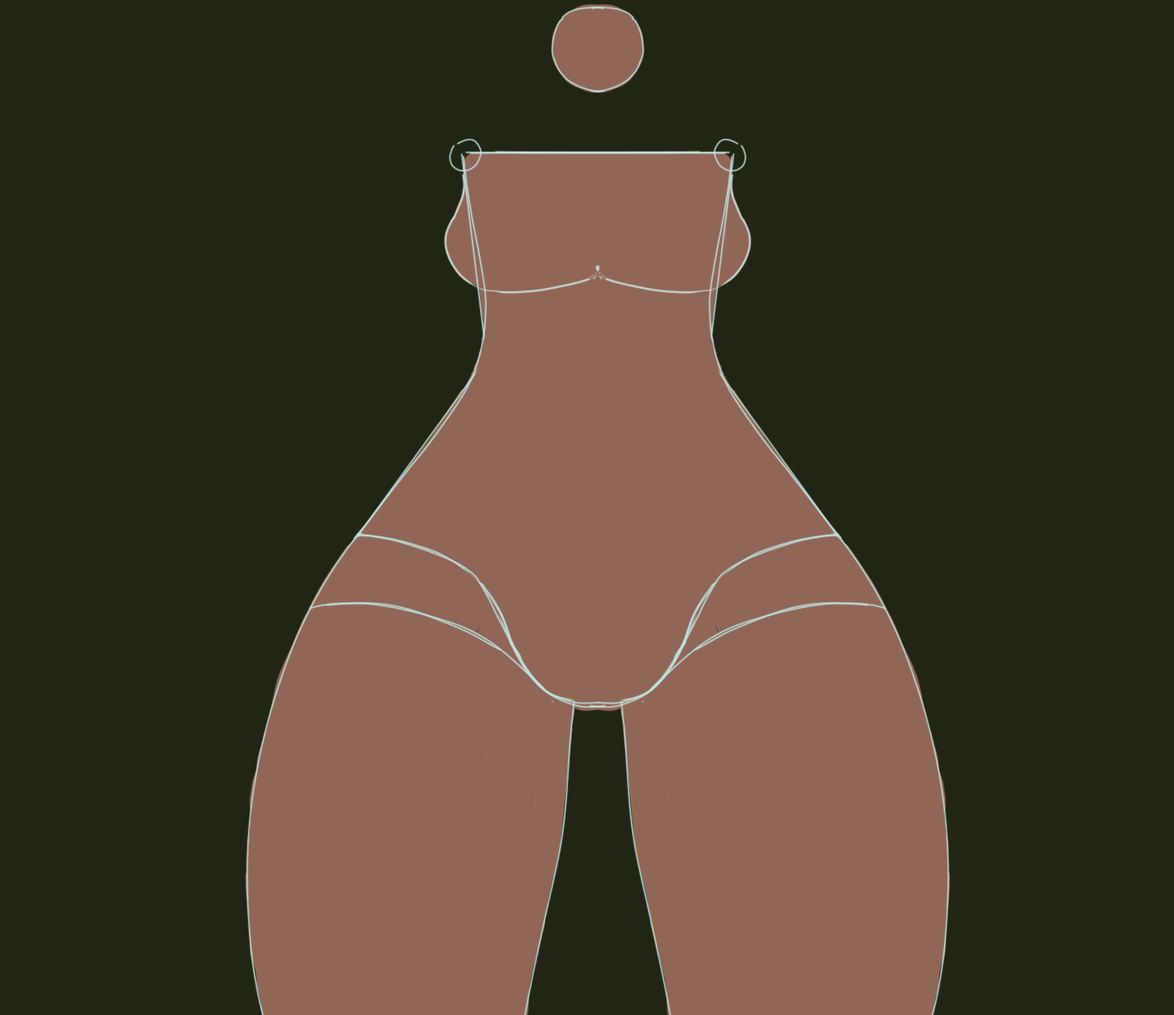
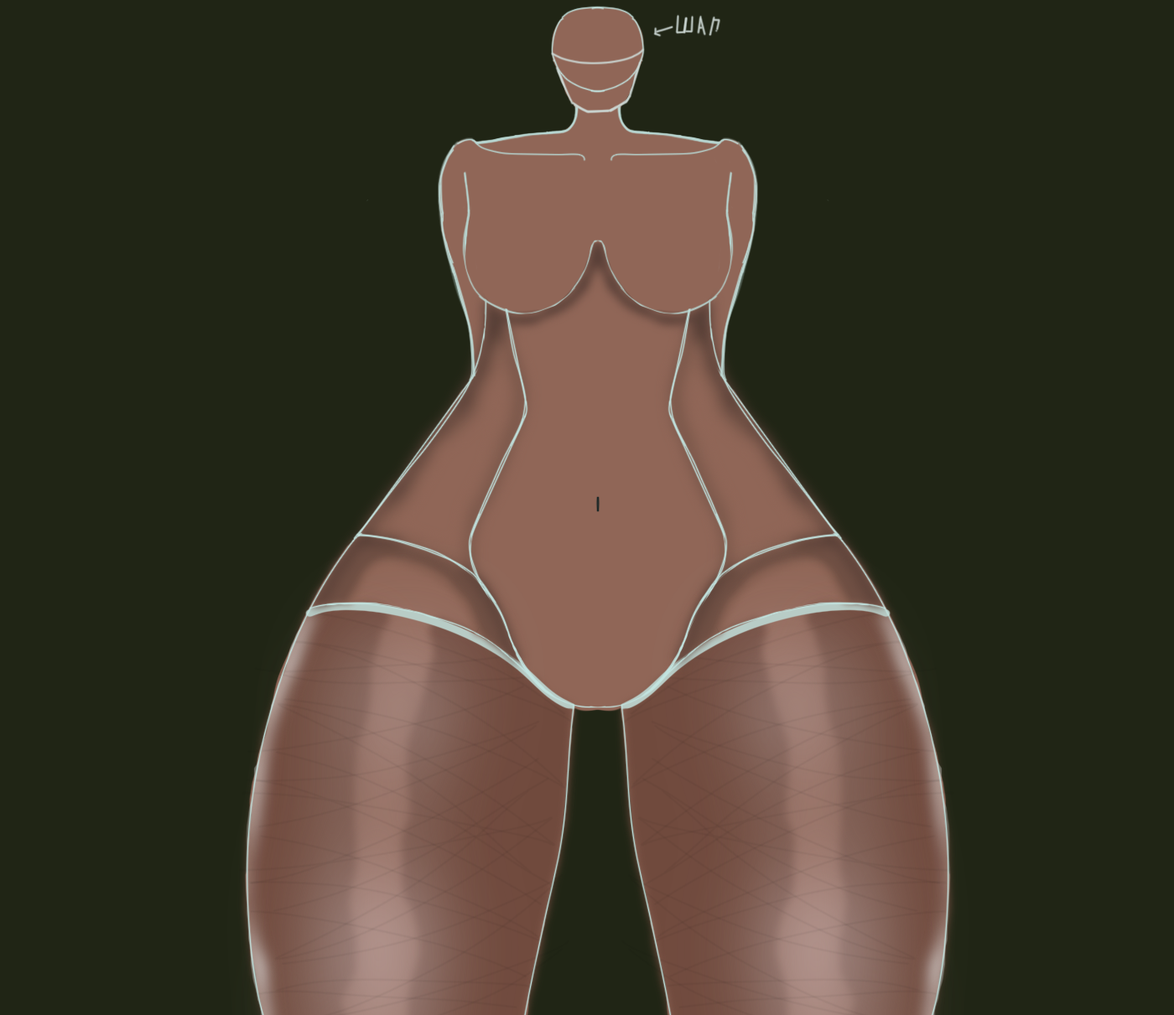
Revision of a layered w=1174, h=1015 image; what changed, layer by layer:
added layer "Слой 5" above "Слой 4" over [left=459, top=296, right=737, bottom=605]
added layer "Слой 4" above "руки" over [left=461, top=138, right=734, bottom=513]
renamed "Слой 4" to "руки", painted on it over [left=437, top=14, right=758, bottom=382]
renamed "Слой 2" to "плечи", painted on it over [left=437, top=104, right=758, bottom=301]
renamed "Слой 1" to "тело", painted on it over [left=245, top=5, right=950, bottom=1015]
added layer "Слой 14" above "Слой 13" over [left=299, top=241, right=897, bottom=677]
added layer "Слой 13" above "Слой 12" over [left=303, top=527, right=892, bottom=670]
added layer "Слой 12" above "Слой 11" over [left=304, top=601, right=892, bottom=711]
added layer "Слой 11" (hard mix, 5%) above "Слой 8" over [left=238, top=653, right=954, bottom=1015]
added layer "Слой 8" (hard mix, 5%) above "Слой 7" over [left=239, top=610, right=956, bottom=1011]
added layer "Слой 7" above "Слой 9" over [left=244, top=595, right=951, bottom=1015]
added layer "Слой 9" (79%) above "Слой 10" over [left=238, top=539, right=958, bottom=1015]
added layer "Слой 10" above "Слой 6" over [left=238, top=574, right=958, bottom=1015]
added layer "Слой 6" above "Слой 3" over [left=238, top=593, right=958, bottom=1015]
painted on "Слой 3" over [left=438, top=3, right=757, bottom=387]
